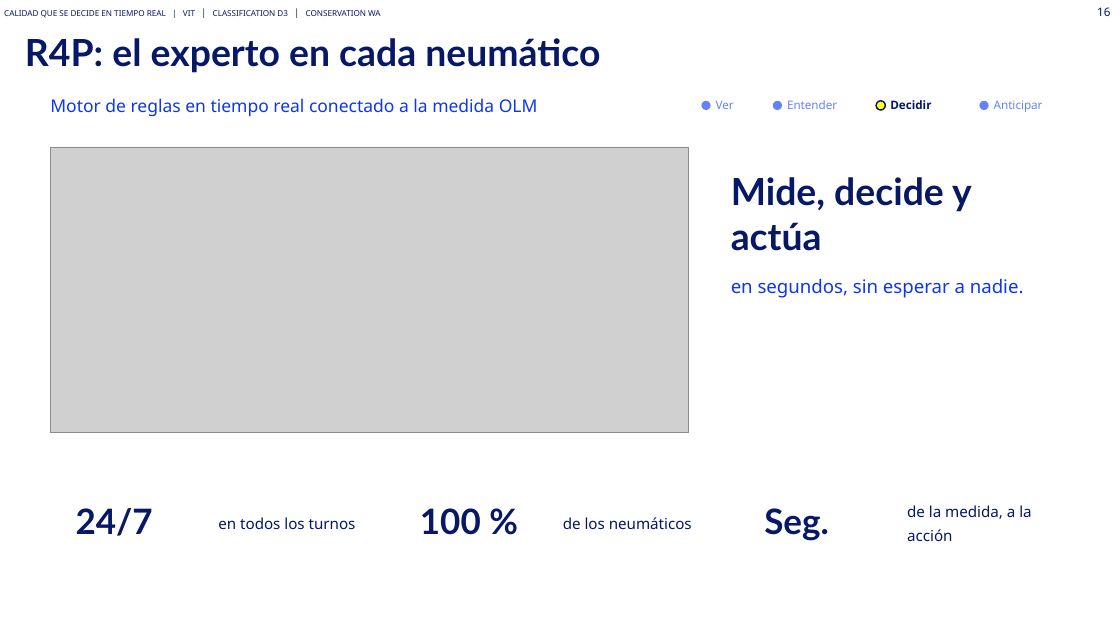
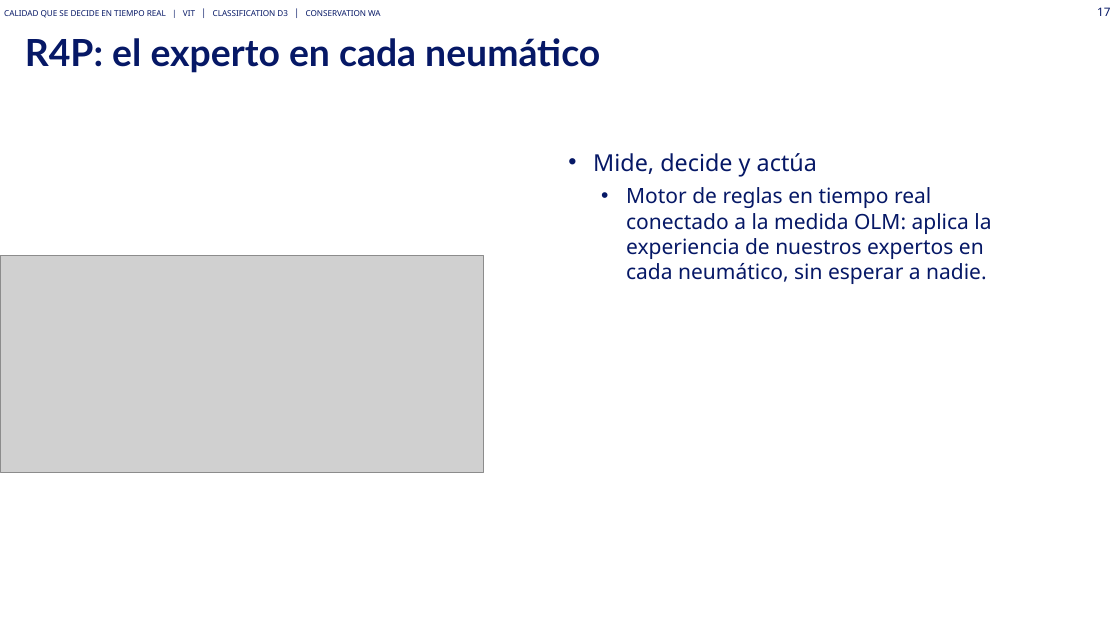
Before and after one commit to Asierenux/blank-app, a slide deck: slide 17 of presentaciones/Michelin_Hyundai_Fabricacion_Digital_ES_plantilla2026.pptx (slide 16 before the commit). Drawn at 1120x630 pixels with LibreOffice and Linux fonts; fonts in the diff are those of the drawing; grey boxes stand for pictures; background and template pictures are left out. Boxes give left, top, right and bottom in pixels: in the first picture for what was removed or moved away, otherwise in the second. Text is boxed around its words. In the diff, an @@ line names an element or a change of style, - is before the commit and + after.

```diff
--- a/presentaciones/Michelin_Hyundai_Fabricacion_Digital_ES_plantilla2026.pptx
+++ b/presentaciones/Michelin_Hyundai_Fabricacion_Digital_ES_plantilla2026.pptx
@@ page number at box(1097, 7, 1110, 16): text changed @@
-16
+17
@@ text removed at box(50, 98, 538, 117) @@
-Motor de reglas en tiempo real conectado a la medida OLM
@@ ellipse removed at box(702, 101, 711, 110) @@
@@ text removed at box(716, 101, 734, 109) @@
-Ver
@@ ellipse removed at box(773, 101, 782, 110) @@
@@ text removed at box(787, 100, 837, 109) @@
-Entender
@@ ellipse removed at box(876, 101, 886, 110) @@
@@ text removed at box(890, 100, 931, 109) @@
-Decidir
@@ ellipse removed at box(980, 101, 989, 110) @@
@@ text removed at box(994, 100, 1043, 112) @@
-Anticipar
@@ text added at box(593, 153, 991, 284), 18 pt, text #061866 @@
+• Mide, decide y actúa
+  • Motor de reglas en tiempo real conectado a la medida OLM: aplica la experiencia de nuestros expertos en cada neumático, sin esperar a nadie.
@@ text removed at box(731, 177, 1024, 298) @@
-Mide, decide y actúa
-en segundos, sin esperar a nadie.
@@ picture: place and size @@
-picture at box(50, 147, 689, 433)
+picture at box(0, 255, 484, 472)
@@ rounded rectangle removed at box(50, 471, 378, 571) @@
@@ rounded rectangle removed at box(395, 471, 723, 571) @@
@@ rounded rectangle removed at box(739, 471, 1067, 571) @@
@@ text removed at box(76, 508, 153, 536) @@
-24/7
@@ text removed at box(420, 508, 481, 535) @@
-100 %
@@ text removed at box(764, 508, 829, 541) @@
-Seg.
@@ text removed at box(907, 505, 1031, 541) @@
-de la medida, a la acción
@@ text removed at box(218, 517, 356, 529) @@
-en todos los turnos
@@ text removed at box(563, 517, 692, 529) @@
-de los neumáticos
```
Also in this commit, not shown: 23 other slides changed, 2 slides added, 2 slides removed, 1 other file.
